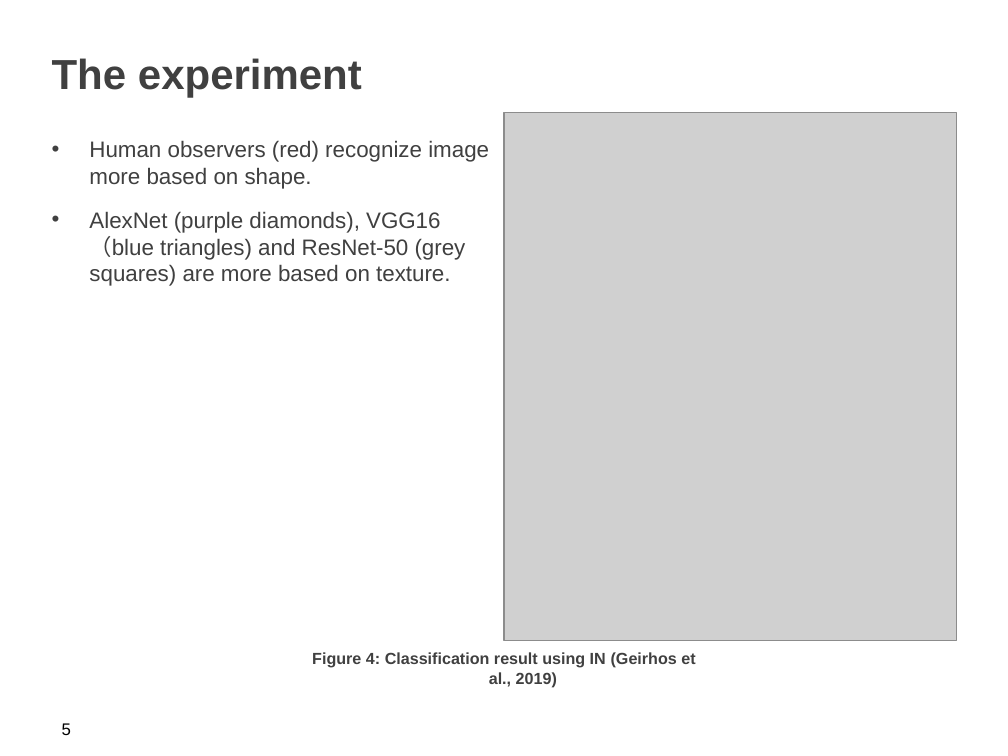
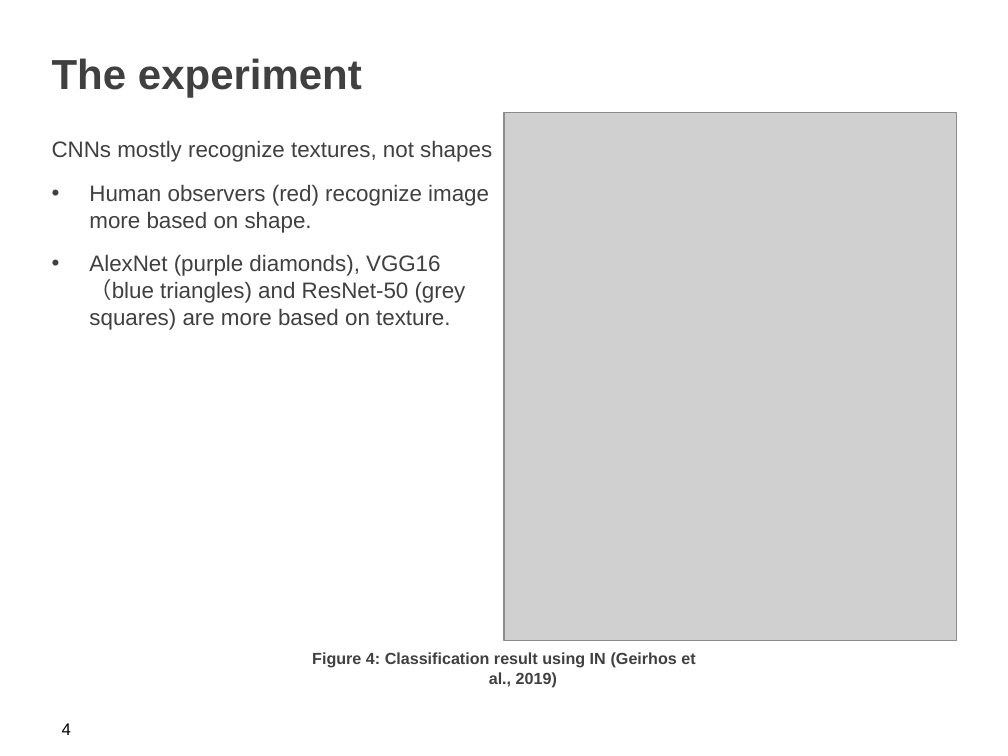
Before and after one commit to iamzifei/research, a slide deck: slide 5 of paper/ImageNet-trained CNNs are biased towards texture.pptx (slide 6 before the commit). Drawn at 1008x756 pixels with LibreOffice and Linux fonts; fonts in the diff are those of the drawing; grey boxes stand for pictures; background and template pictures are left out. Boxes give left, top, right and bottom in pixels: in the first picture for what was removed or moved away, otherwise in the second. Text is boxed around its words. In the diff, an @@ line names an element or a change of style, - is before the commit and + after.

```diff
--- a/paper/ImageNet-trained CNNs are biased towards texture.pptx
+++ b/paper/ImageNet-trained CNNs are biased towards texture.pptx
@@ text at <box>52,140,492,162</box>: paragraph added @@
+CNNs mostly recognize textures, not shapes
@@ page number at <box>62,723,71,735</box>: text changed @@
-5
+4
```
Also in this commit, not shown: 1 other slide changed, 4 slides added, 1 other file.
